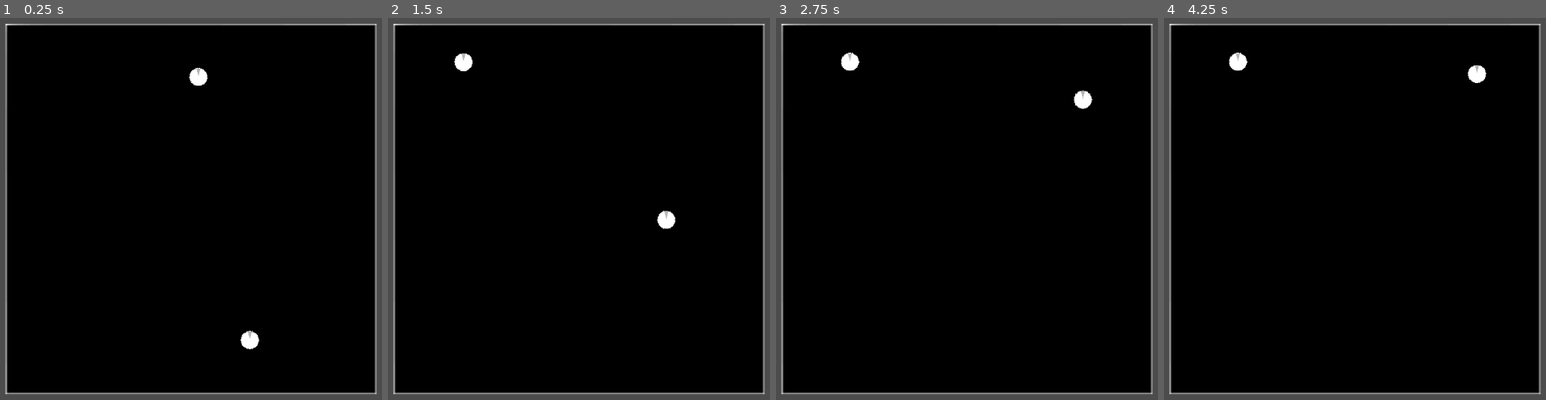
Above: before the commit, frames 1-4 (left to right).
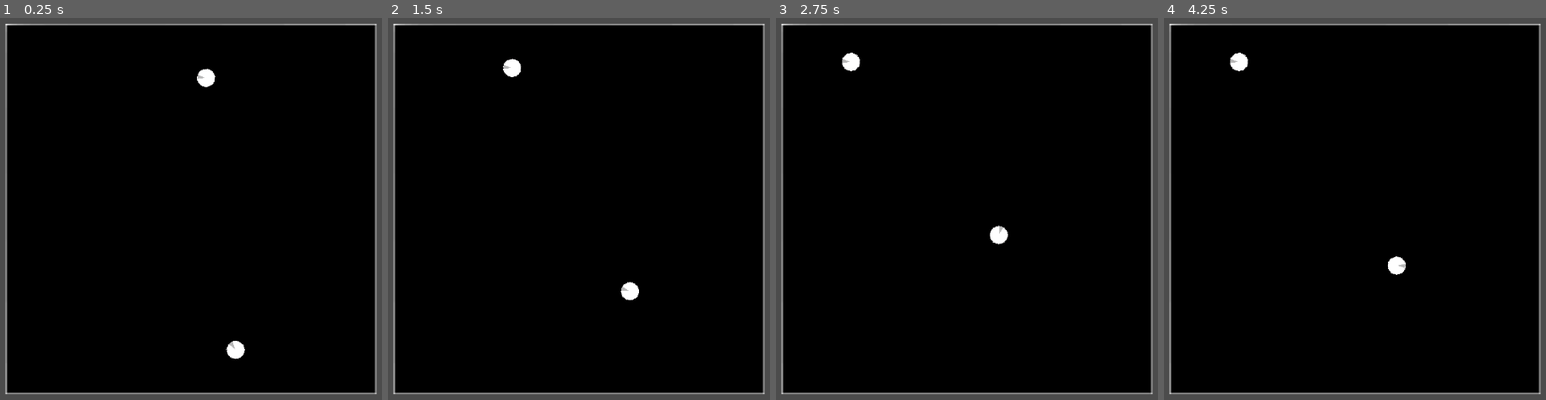
Above: after the commit, the same moments.

Repository: sisipun/CybersportManager
Game: Godot game, scene res://script/ui.tscn
The game is run twice, just before and just after one commit, with the same random seed, the same clock (stepped at 60 frames per second) and the same inputs.
Inputs (mouse positions are in pixels of both pictures, inside the frame that each line leads up to):
- Up to frame 1 (0.25 s): no input
- Up to frame 2 (1.5 s): move the mouse to (727, 189) at 0.52 s; move the mouse to (445, 228) at 1.27 s
- Up to frame 3 (2.75 s): move the mouse to (1035, 121) at 2.02 s
- Up to frame 4 (4.25 s): move the mouse to (1320, 289) at 2.77 s; move the mouse to (outside the picture) at 3.52 s

The runs differ from the first frame. In frame 1, 0.6% of the frame differs, in the area x 49-68%, y 13-90%; in frame 2, 0.8%, in the area x 17-76%, y 9-74%; in frame 3, 0.5%; in frame 4, 0.5%.

Commit message:
Cone of vision for player

Diff:
--- a/game/script/base/match/player/base_player.gd
+++ b/game/script/base/match/player/base_player.gd
@@ -9,15 +9,38 @@
 var player_number: int = -1
 
 
-func init(team: int, player_number: int) -> void:
-	self.team = team
-	self.player_number = player_number
+func init(_team: int, _player_number: int) -> void:
+	self.team = _team
+	self.player_number = _player_number
 
 
 func _ready() -> void:
 	vision.connect("player_detected", self, "_on_player_detected")
 
 
-func _on_player_detected(player) -> void:
+func _physics_process(_delta: float) -> void:
+	if (team == 0):
+		navigation_agent.set_target_location(get_global_mouse_position())
+	if navigation_agent.is_navigation_finished():
+		return
+
+	var direction: Vector2 = global_position.direction_to(navigation_agent.get_next_location())
+	var _velocity = navigation_agent.max_speed * direction
+	navigation_agent.set_velocity(_velocity)
+	_velocity = move_and_slide(_velocity)
+	rotation = _velocity.angle()
+
+
+func move_to(position: Vector2) -> void:
+	navigation_agent.set_target_location(position)
+
+
+# Can't use BasePlayer type because of circylar dependency
+func _on_player_detected(player: KinematicBody2D) -> void:
 	if player.team != team:
-		print('Enemy detected')
+		_on_enemy_detected(player)
+
+
+# Can't use BasePlayer type because of circylar dependency
+func _on_enemy_detected(_enemy: KinematicBody2D) -> void:
+	pass
--- a/game/script/base/match/player/base_player.tscn
+++ b/game/script/base/match/player/base_player.tscn
@@ -16,12 +16,14 @@
 shape = SubResource( 1 )
 
 [node name="Sprite" type="Sprite" parent="."]
+rotation = 1.5708
 scale = Vector2( 0.05, 0.05 )
 texture = ExtResource( 1 )
 
 [node name="NavigationAgent" type="NavigationAgent2D" parent="."]
+max_speed = 100.0
 
 [node name="Vision" type="RayCast2D" parent="."]
 enabled = true
-cast_to = Vector2( 0, -50 )
+cast_to = Vector2( 150, 0 )
 script = ExtResource( 3 )
--- a/game/script/base/match/player/base_player_controller.gd
+++ b/game/script/base/match/player/base_player_controller.gd
@@ -5,8 +5,8 @@
 var team: int = -1
 
 
-func init(team: int) -> void:
-	self.team = team
+func init(_team: int) -> void:
+	self.team = _team
 
 
 func before_start(_map: BaseMap) -> void:
--- a/game/script/base/match/player/base_player_vision.gd
+++ b/game/script/base/match/player/base_player_vision.gd
@@ -5,6 +5,23 @@
 signal player_detected(player)
 
 
-func _physics_process(delta: float) -> void:
-	if is_colliding() and get_collider() is BasePlayer:
-		emit_signal("player_detected", get_collider())
+export (float) var cone_of_vision: float = 100.0
+export (int) var rays_count: int = 10
+
+
+func _physics_process(_delta: float) -> void:
+	var cast_to_vector: Vector2 = Vector2(cast_to.x, cast_to.y)
+	var cone_of_vision_step: float = cone_of_vision / (rays_count - 1.0)
+	var align_index: float = (rays_count - 1.0) / 2.0
+
+	for i in range(rays_count):
+		var current_cone_of_vision_angle: float = deg2rad((i - align_index) * cone_of_vision_step)
+		var current_cast_to_vector: Vector2 = cast_to_vector.rotated(current_cone_of_vision_angle)
+		cast_to = current_cast_to_vector
+		force_raycast_update()
+
+		if is_colliding() and get_collider() is BasePlayer:
+			emit_signal("player_detected", get_collider())
+			break
+
+	cast_to = cast_to_vector
--- a/game/script/tactical_fps/match/player/tactical_fps_player.gd
+++ b/game/script/tactical_fps/match/player/tactical_fps_player.gd
@@ -2,18 +2,6 @@
 extends BasePlayer
 
 
-export (float) var speed: float = 150.0
-
-
-func _physics_process(_delta: float) -> void:
-	if navigation_agent.is_navigation_finished():
-		return
-
-	var direction: Vector2 = global_position.direction_to(navigation_agent.get_next_location())
-	var _velocity = speed * direction
-	navigation_agent.set_velocity(_velocity)
-	_velocity = move_and_slide(_velocity)
-
-
-func move_to(position: Vector2) -> void:
-	navigation_agent.set_target_location(position)
+func _on_enemy_detected(enemy: KinematicBody2D) -> void:
+	look_at(enemy.global_position)
+	print('Enemy Detected')
--- a/game/script/tactical_fps/match/player/tactical_fps_player_controller.gd
+++ b/game/script/tactical_fps/match/player/tactical_fps_player_controller.gd
@@ -8,7 +8,7 @@
 func process(map: BaseMap) -> void:
 	var tactical_fps_map: TacticalFpsMap = map as TacticalFpsMap
 	if not target_plant_zone:
-		target_plant_zone = tactical_fps_map.plant_zones[randi() % len(tactical_fps_map.plant_zones)]
+		target_plant_zone = tactical_fps_map.plant_zones[0]
 		var players: Array = map.players[team]
 		for player in players:
 			var tactical_fps_player: TacticalFpsPlayer = player as TacticalFpsPlayer
